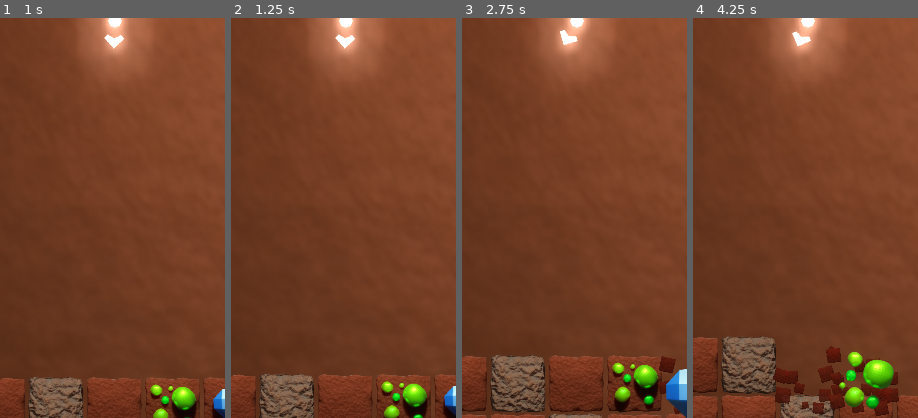
Above: before the commit, frames 1-4 (left to right).
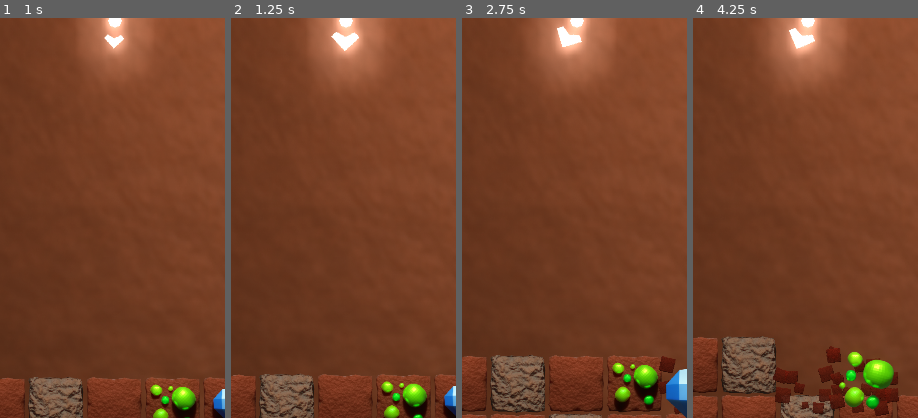
Above: after the commit, the same moments.

Repository: Maxic/arcade
Game: Godot game, scene res://main.tscn
Two runs of this game, one before a commit and one after it. Both use one fixed random seed, a clock stepped at 60 frames per second and the inputs below.
Inputs (mouse positions are % of the whole screen's width and height, from its top left):
- Up to frame 1 (1 s): move the mouse to (45, 70) at 0.52 s; press the mouse at (45, 70) at 0.53 s
- Up to frame 2 (1.25 s): no input
- Up to frame 3 (2.75 s): move the mouse to (80, 65) at 1.27 s; release the mouse at (80, 65) at 1.28 s; click (80, 65) at 1.35 s; move the mouse to (20, 35) at 2.02 s; press the mouse at (20, 35) at 2.03 s
- Up to frame 4 (4.25 s): move the mouse to (55, 50) at 2.77 s; release the mouse at (55, 50) at 2.78 s; click (55, 50) at 2.85 s; move the mouse to (35, 25) at 3.52 s; press the mouse at (35, 25) at 3.53 s
The pictures show only the part of the screen within x 24-74%, y 3-53%; the shares and areas given below are measured in that part.

Frame 1 is identical in both runs. In frame 2, 0.5% of the frame differs, in the area x 44-60%, y 2-10%; in frame 3, 0.6%; in frame 4, 0.6%, in the area x 41-57%, y 2-10%.

Commit message:
deleted some stuff, now visible which level drill you are

Diff:
--- a/scenes/drill_level1.tscn
+++ /dev/null
@@ -1,19 +0,0 @@
-[gd_scene load_steps=4 format=2]
-
-[ext_resource path="res://assets/drill_white.png" type="Texture" id=1]
-[ext_resource path="res://script/drill.gd" type="Script" id=2]
-
-[sub_resource type="CircleShape2D" id=1]
-radius = 20.0
-
-[node name="drill" type="KinematicBody2D"]
-script = ExtResource( 2 )
-
-[node name="sprite" type="Sprite" parent="."]
-rotation = -1.5708
-scale = Vector2( 0.6, 0.4 )
-texture = ExtResource( 1 )
-
-[node name="drill_collider" type="CollisionShape2D" parent="."]
-position = Vector2( 5, 0 )
-shape = SubResource( 1 )
--- a/scenes/drill_level2.tscn
+++ /dev/null
@@ -1,17 +0,0 @@
-[gd_scene load_steps=3 format=2]
-
-[ext_resource path="res://assets/drill_white.png" type="Texture" id=1]
-
-[sub_resource type="CircleShape2D" id=1]
-radius = 40.0
-
-[node name="drill" type="KinematicBody2D"]
-
-[node name="sprite" type="Sprite" parent="."]
-rotation = -1.5708
-scale = Vector2( 1, 0.8 )
-texture = ExtResource( 1 )
-
-[node name="drill_collider" type="CollisionShape2D" parent="."]
-position = Vector2( 15, 0 )
-shape = SubResource( 1 )
--- a/script/bot.gd
+++ b/script/bot.gd
@@ -14,10 +14,12 @@
 
 		if charging_time > 120:
 			drill_level = 3
-			print("level_3")
+			$drill_orbit/drill_static.scale = Vector2(2, 2)
 		elif charging_time > 30:
 			drill_level = 2
-			print("level_2")
+			$drill_orbit/drill_static.scale = Vector2(1.4, 1.4)
+		else:
+			$drill_orbit/drill_static.scale = Vector2(1, 1)
 
 	if Input.is_action_just_released("shoot"):
 		var drill_bullet = Drill.new(drill_level)
